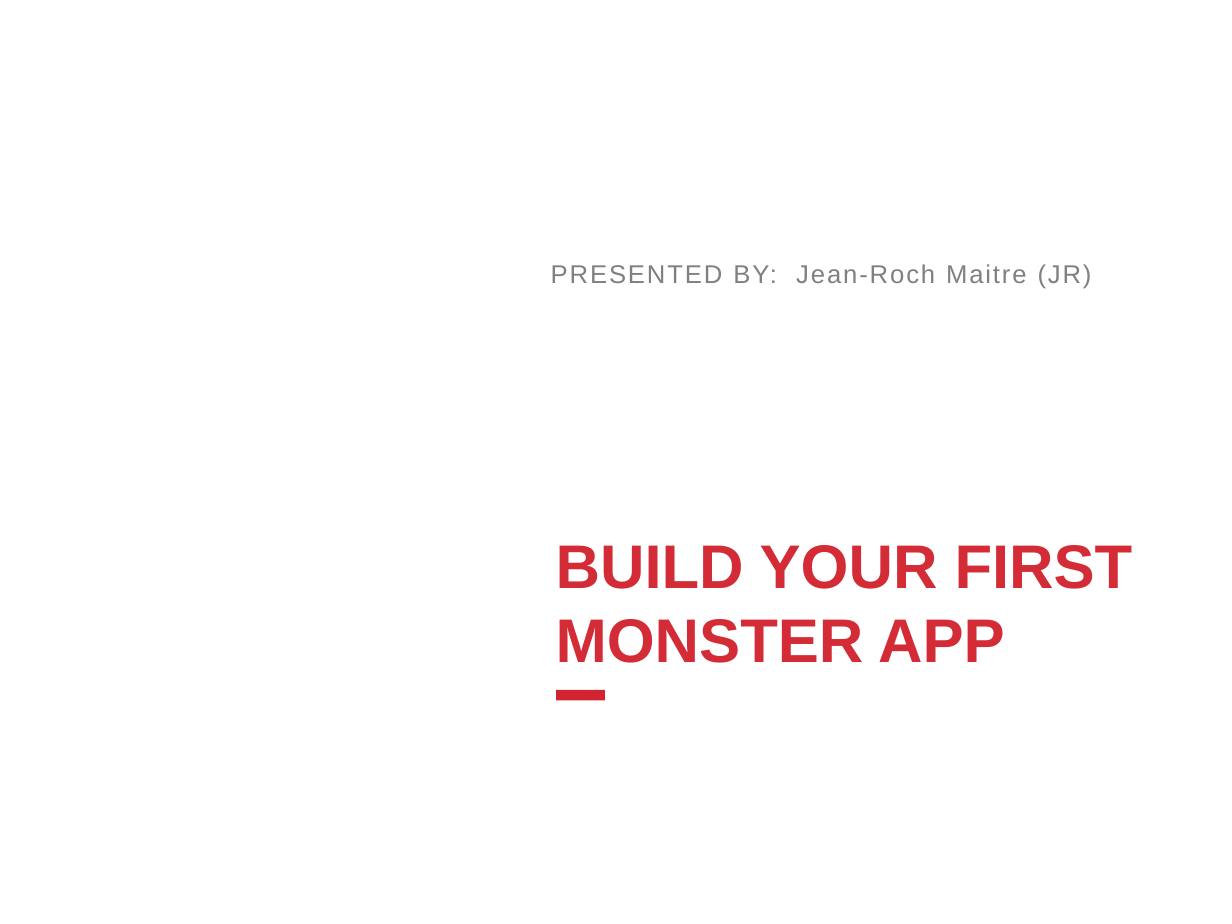
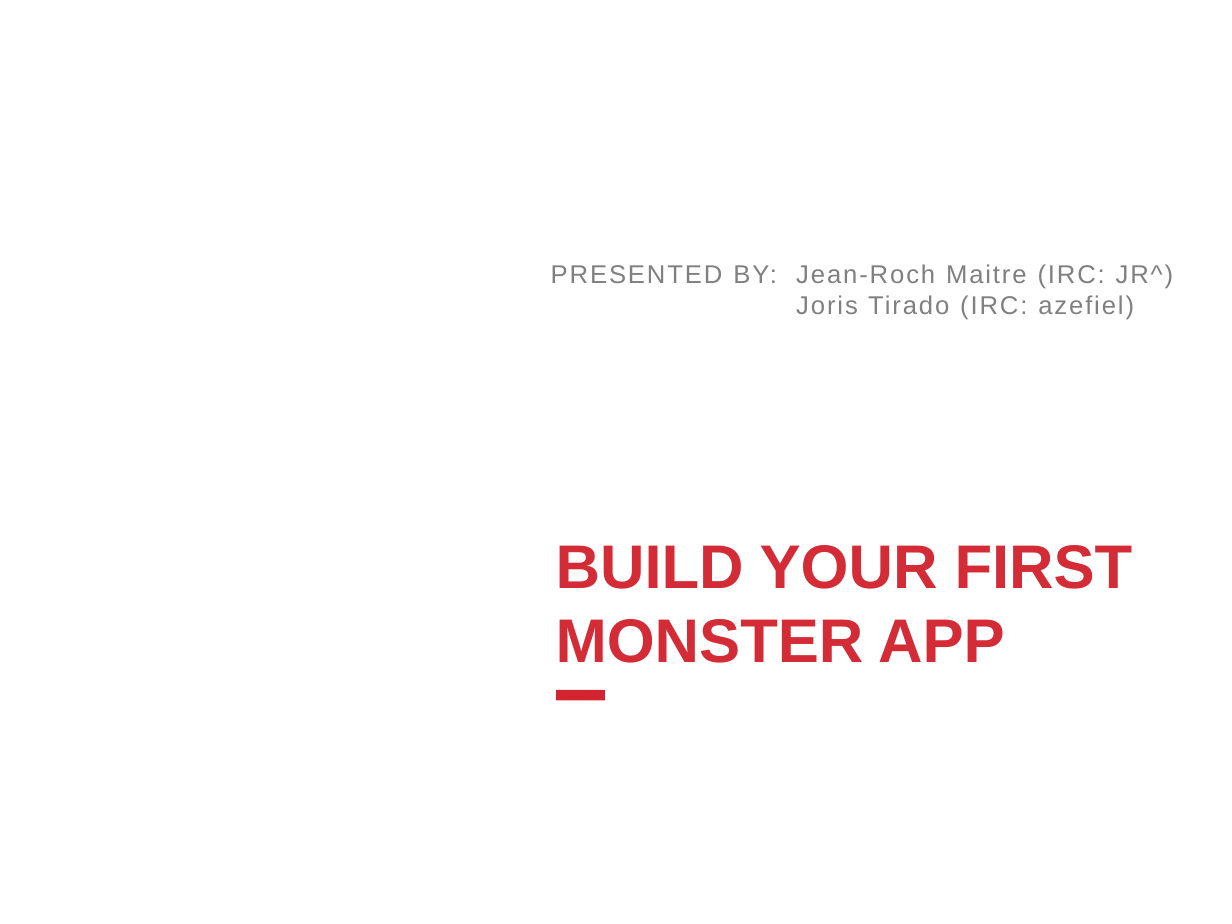
Before and after one commit to 2600hz/monster-ui, a slide deck: slide 1 of apps/demo_done/presentation.pptx. Drawn at 1232x924 pixels with LibreOffice and Linux fonts; fonts in the diff are those of the drawing; background and template pictures are left out. Boxes give left, top, right and bottom in pixels: in the first picture for what was removed or moved away, otherwise in the second. Text is boxed around its words. In the diff, an @@ line names an element or a change of style, - is before the commit and + after.

Commit message:
UI-753: Updated presentation powerpoint

```diff
--- a/apps/demo_done/presentation.pptx
+++ b/apps/demo_done/presentation.pptx
@@ text at <box>796,264,1174,319</box>: text changed @@
-Jean-Roch Maitre (JR)
+Jean-Roch Maitre (IRC: JR^)
+Joris Tirado (IRC: azefiel)
```
Also in this commit, not shown: 1 other slide changed, 16 slides added, 1 slide removed.
